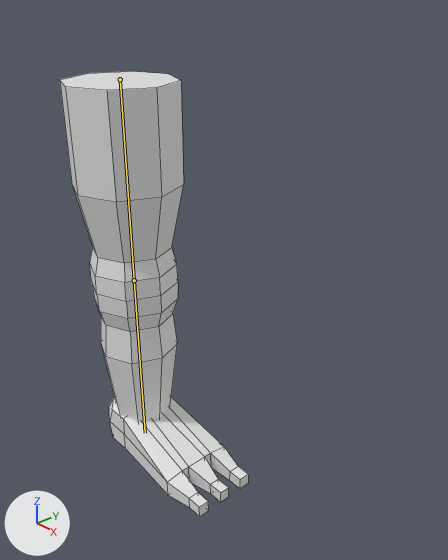
Before and after pictures for a commit that changed the Blender file Assets/Models/leg.blend.
Camera for both pictures: a 50 mm camera at (1.224, -0.797, 1.215) aimed at (0.307, 0.034, 0.603). The axes (+X, +Y, +Z) are drawn at lower left. The lights are the same throughout. The bones that bend it are drawn over the model as lines. Mesh edges are drawn as thin lines.

Objects in the first picture: 'Foot', 'Leg'.
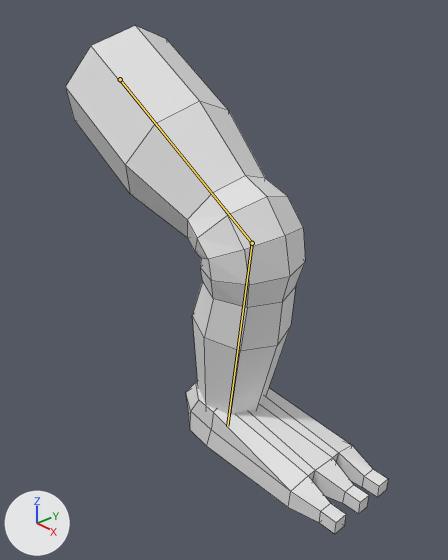
The newer file adds an action. The first version stands in its rest pose; the second is drawn at frame 12 of the action 'ArmatureAction.001'.

Where the change shows, as pixel boxes [x1, y1, x2, y2] in the pictures (448 x 560 px):
'Leg', posed (92% wider, 11% taller)
    before: [60, 71, 184, 422]
    after: [66, 26, 305, 415]
'Foot', posed (45% wider, 27% taller)
    before: [109, 397, 248, 517]
    after: [186, 381, 388, 534]
bone 'Bone', root to tip
    before: (120, 79) to (134, 280)
    after: (120, 79) to (252, 243)
bone 'Bone.001', root to tip
    before: (134, 280) to (145, 433)
    after: (252, 243) to (227, 426)

What the commit changed:
Bone 'Bone' (bone_bone) turns from (0, 0, 0) to (-59, 0, 0) degrees about its own x, y and z.
Bone 'Bone.001' (bone_bone_001) turns from (0, 0, 0) to (0, 0, 66) degrees about its own x, y and z.
